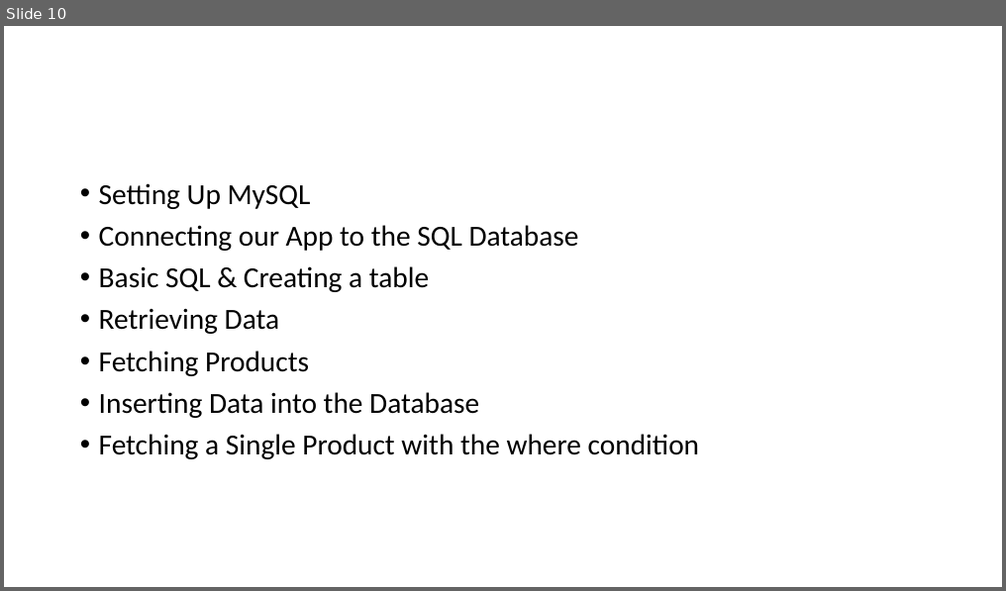
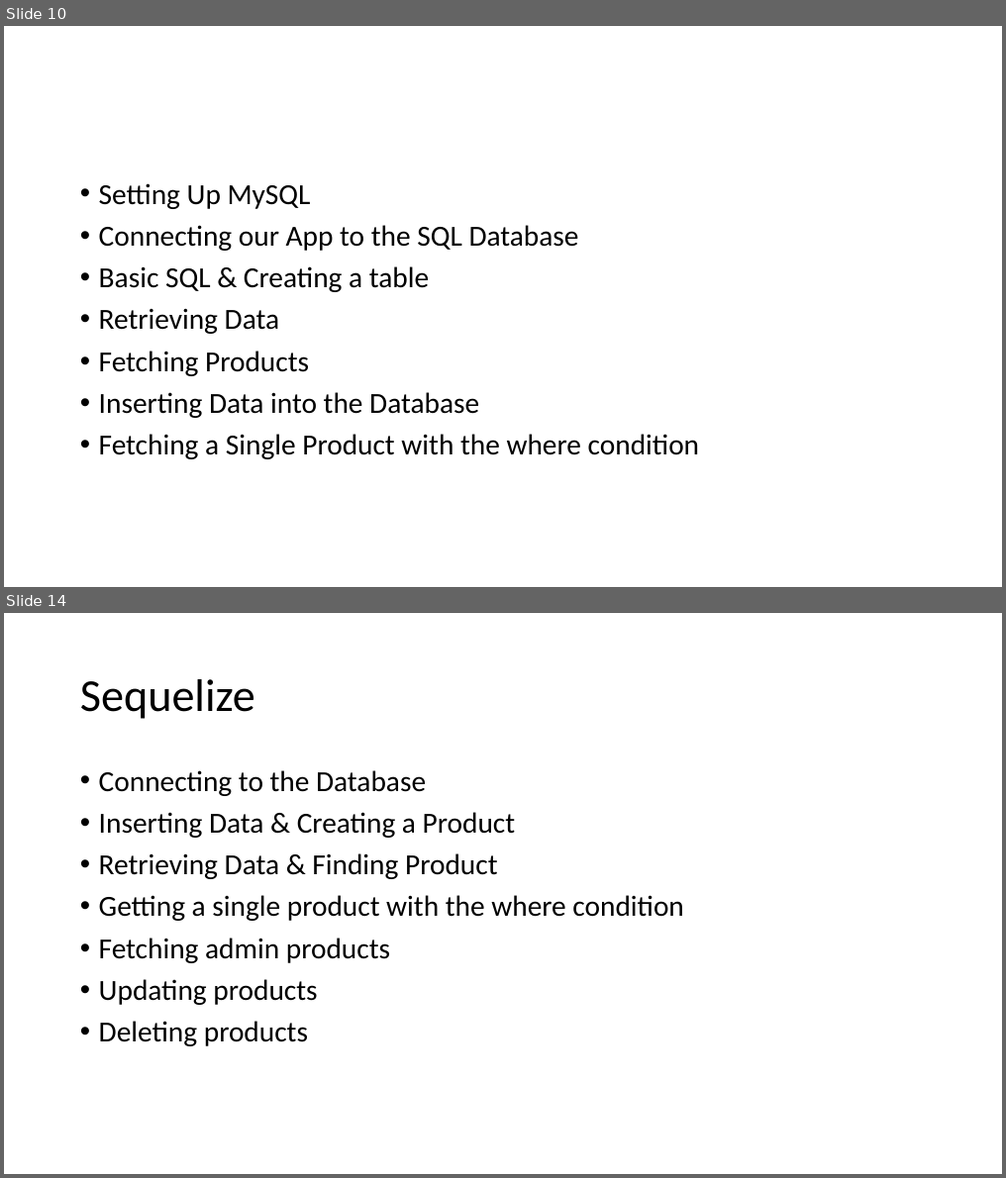
Before and after one commit to PiyushChaturvedii/Batch04, a slide deck: Database.pptx. Shown one above the other, each under a label of ours: slide 10 before the commit, slides 10 and 14 after it; the slides between them are not shown. The pictures are 1006x591 and 1006x1178 pixels, drawn with LibreOffice and Linux fonts; fonts in the diff are those of the drawing. Boxes give left, top, right and bottom in pixels: in the first picture for what was removed or moved away, otherwise in the second. Text is boxed around its words. In the diff, an @@ line names an element or a change of style, - is before the commit and + after.

```diff
--- a/Database.pptx
+++ b/Database.pptx
@@ slide 14 added at bbox=[4, 613, 1002, 1174], background #FFFFFF @@
@@ title added at bbox=[80, 679, 255, 719], 44 pt, text #000000 @@
+Sequelize
@@ text added at bbox=[99, 770, 683, 1047], 28 pt, text #000000 @@
+• Connecting to the Database
+• Inserting Data & Creating a Product
+• Retrieving Data & Finding Product
+• Getting a single product with the where condition
+• Fetching admin products
+• Updating products
+• Deleting products
```
Also in this commit, not shown: 3 other slides added, 29 other files.
